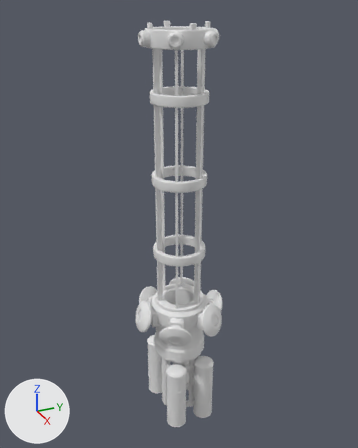
An edit to the Blender file Assets/OrbitalAccelerator.blend, drawn before and after from the same camera.
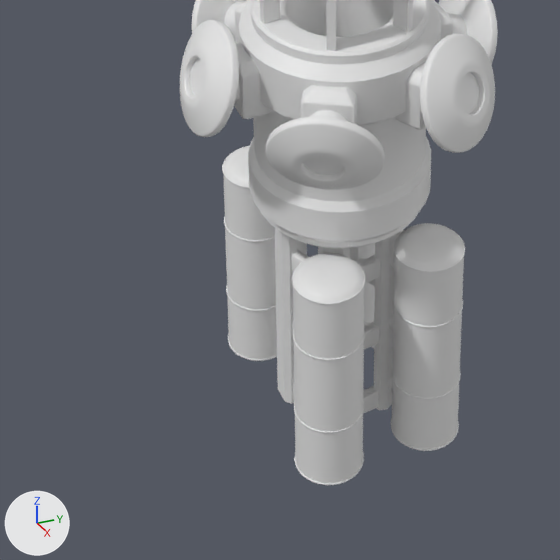
Old and new are each drawn whole from a 50 mm camera at (157.8, -71.2, 124.7) aimed at (-2.9, 1.1, 44.3) and again close up on the part from 24% to 67% of the width and 66% to 100% of the height. The axes (+X, +Y, +Z) are drawn at lower left. The lights are the same throughout.

The first close-up shows 'Core', 'FuelTank', 'FuelTank.001', 'FuelTank.003', 'RW', 'RW.001', 'RW.003', 'RW.005', 'RW.base', 'RW.base.003', 'RearRail', 'RearRail.002'.
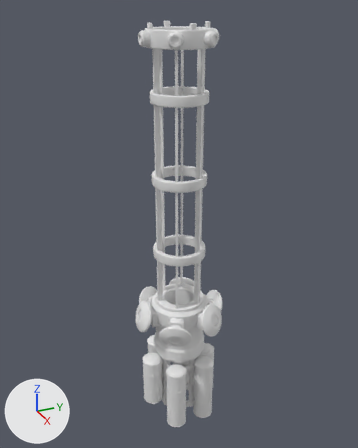
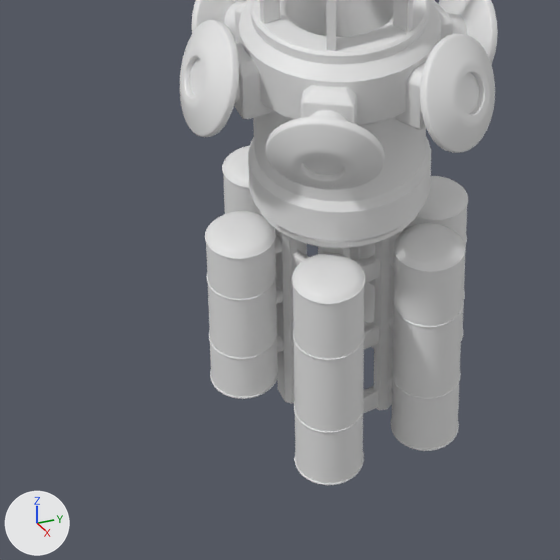
Pixel boxes (x1, y1, x2, y2) of what changed, in the close-ups (560 x 560 px):
'FuelTank.004', added: after (205, 211, 278, 399)
'FuelTank.005', added: after (403, 176, 468, 341)
'FuelPipe.012', added: after (275, 235, 282, 254)
'FuelPipe.014', added: after (276, 286, 283, 304)
'FuelPipe.013', added: after (277, 334, 284, 353)
'FuelTank.003', unchanged, covered by the edit: before (222, 146, 277, 361); after (222, 146, 275, 228)

What changed in the scene script:
```text
Add me_cylinder_003:
    me_cylinder_003.from_pydata(...)  # 1024 vertices, 994 faces; spans x -4.1..4.1, y -4.1..4.1, z -11.3..11.3
    me_cylinder_003.polygons.foreach_set('use_smooth', [True] * 994)
Add ob_fueltank_005:
    ob_fueltank_005 = bpy.data.objects.new('FuelTank.005', me_cylinder_003)
    ob_fueltank_005.parent = ob_rearrail_003
    ob_fueltank_005.location = (0.0, -4.339, -14.66)
Add ob_fuelpipe_014:
    ob_fuelpipe_014 = bpy.data.objects.new('FuelPipe.014', me_cylinder_007)
    ob_fuelpipe_014.parent = ob_fueltank_004
    ob_fuelpipe_014.matrix_parent_inverse = Matrix(((1.0, 0.0, 0.0, 0.0), (0.0, 1.0, 0.0, 12.61), (0.0, 0.0, 1.0, 25.16), (0.0, 0.0, 0.0, 1.0)))
    ob_fuelpipe_014.location = (0.0, -8.342, -25.16)
    ob_fuelpipe_014.rotation_euler = (1.571, 0.0, 0.0)  # degrees (90, 0, 0)
Add ob_fueltank_004:
    ob_fueltank_004 = bpy.data.objects.new('FuelTank.004', me_cylinder_003)
    ob_fueltank_004.parent = ob_rearrail
    ob_fueltank_004.location = (0.0, -4.339, -11.66)
Add ob_fuelpipe_013:
    ob_fuelpipe_013 = bpy.data.objects.new('FuelPipe.013', me_cylinder_007)
    ob_fuelpipe_013.parent = ob_fueltank_004
    ob_fuelpipe_013.matrix_parent_inverse = Matrix(((1.0, 0.0, 0.0, 0.0), (0.0, 1.0, 0.0, 12.61), (0.0, 0.0, 1.0, 25.16), (0.0, 0.0, 0.0, 1.0)))
    ob_fuelpipe_013.location = (0.0, -8.342, -32.66)
    ob_fuelpipe_013.rotation_euler = (1.571, 0.0, 0.0)  # degrees (90, 0, 0)
Add ob_fuelpipe_012:
    ob_fuelpipe_012 = bpy.data.objects.new('FuelPipe.012', me_cylinder_007)
    ob_fuelpipe_012.parent = ob_fueltank_004
    ob_fuelpipe_012.matrix_parent_inverse = Matrix(((1.0, 0.0, 0.0, 0.0), (0.0, 1.0, 0.0, 12.61), (0.0, 0.0, 1.0, 25.16), (0.0, 0.0, 0.0, 1.0)))
    ob_fuelpipe_012.location = (0.0, -8.342, -17.66)
    ob_fuelpipe_012.rotation_euler = (1.571, 0.0, 0.0)  # degrees (90, 0, 0)
```
